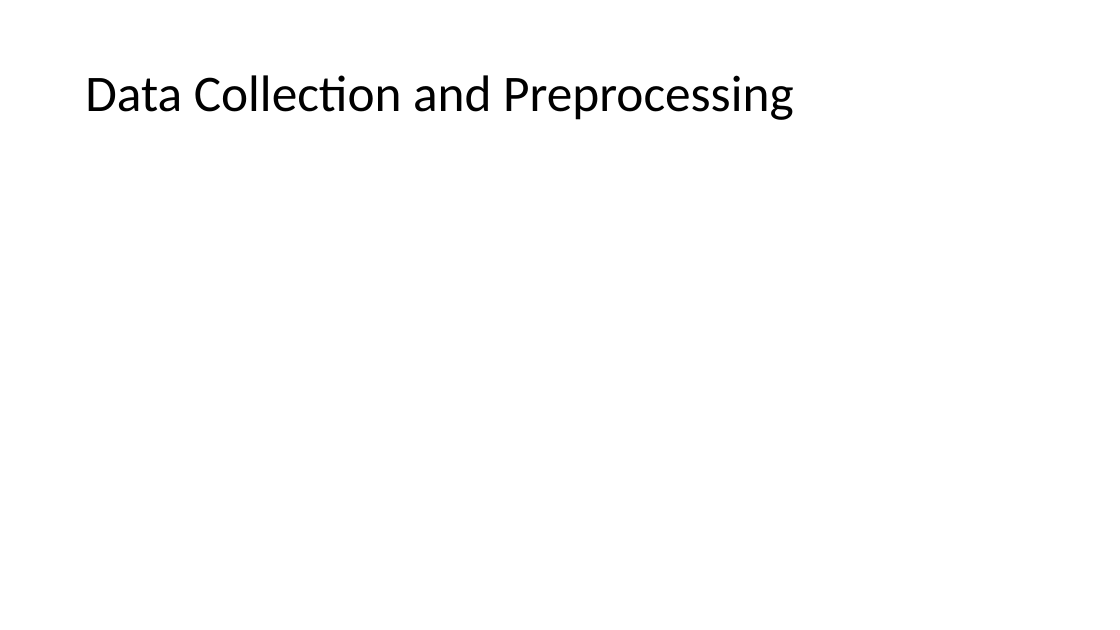
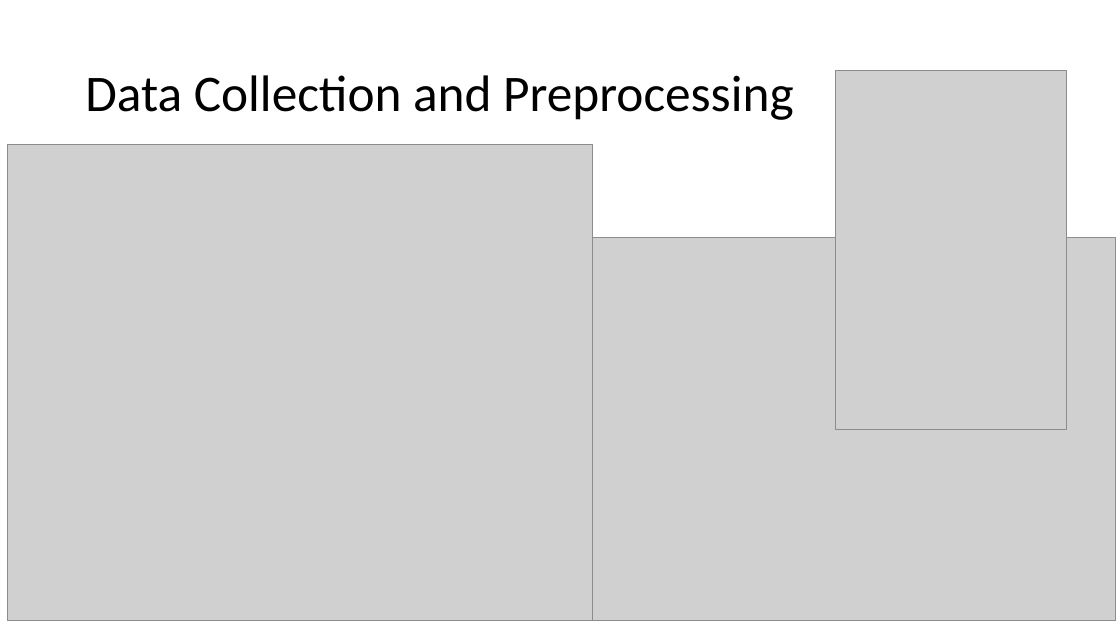
Before and after one commit to jackychansky/COVID19-ResponseFromHK-DataAnalysis, a slide deck: slide 1 of JC/Presentation_covid.pptx (slide 2 before the commit). Drawn at 1120x630 pixels with LibreOffice and Linux fonts; fonts in the diff are those of the drawing; grey boxes stand for pictures. Boxes give left, top, right and bottom in pixels: in the first picture for what was removed or moved away, otherwise in the second. Text is boxed around its words. In the diff, an @@ line names an element or a change of style, - is before the commit and + after.

```diff
--- a/JC/Presentation_covid.pptx
+++ b/JC/Presentation_covid.pptx
@@ picture added at [836,71,1066,429] @@
@@ picture added at [8,145,592,621] @@
@@ picture added at [593,238,1116,621] @@
```
Also in this commit, not shown: 1 slide added, 1 slide removed, 15 other files.
